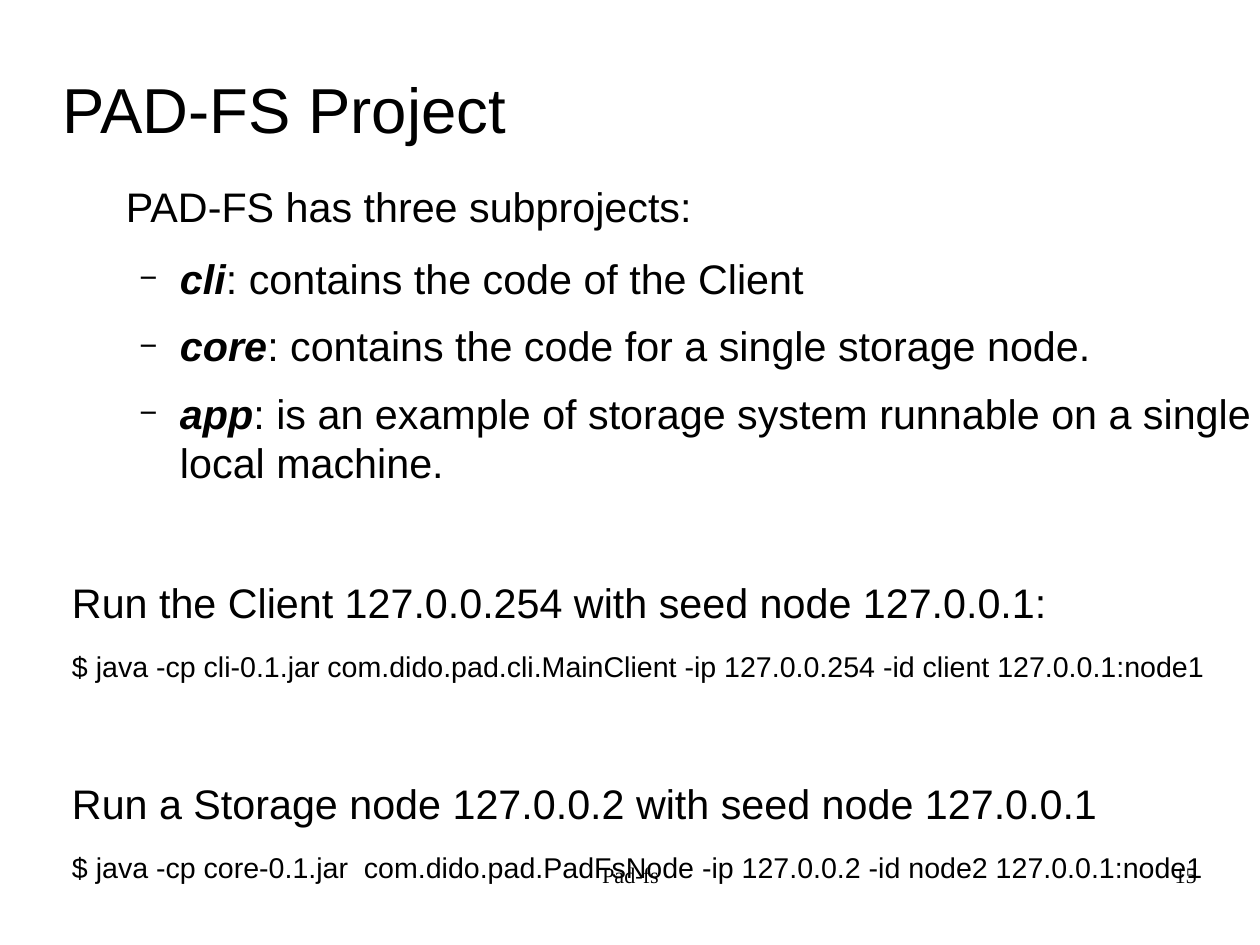
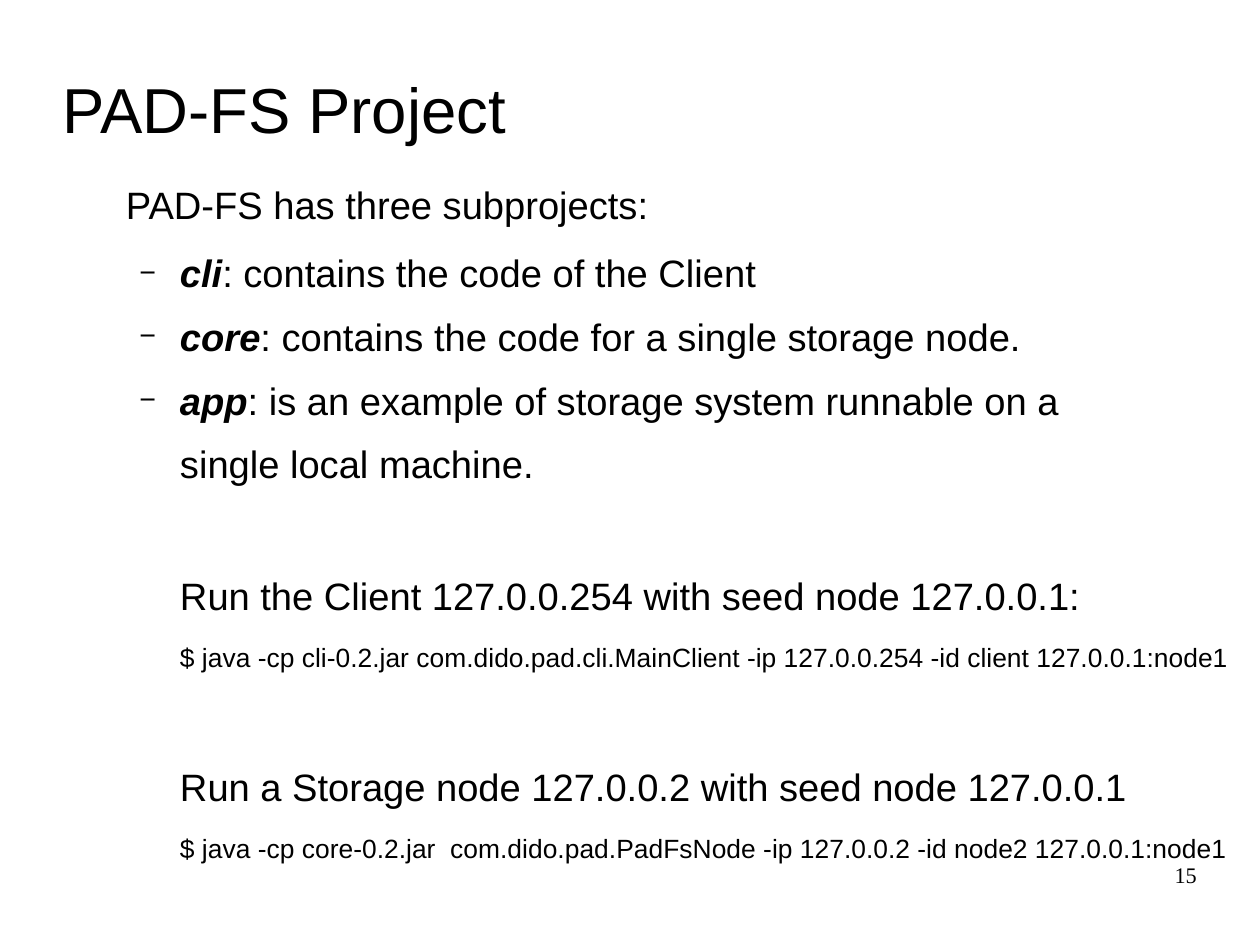
Before and after one commit to bhyvex/PAD-FileSystem, a slide deck: slide 15 of docs/Pad-fs_slides/Pad-fs_Neri.odp. Drawn at 1260x945 pixels with LibreOffice and Linux fonts; fonts in the diff are those of the drawing; background and template pictures are left out. Boxes give left, top, right and bottom in pixels: in the first picture for what was removed or moved away, otherwise in the second. Text is boxed around its words. In the diff, an @@ line names an element or a change of style, - is before the commit and + after.

```diff
--- a/docs/Pad-fs_slides/Pad-fs_Neri.odp
+++ b/docs/Pad-fs_slides/Pad-fs_Neri.odp
@@ text at <box>126,191,1127,809</box>: size 26 to 24.1 pt in "PAD-FS has three subprojects:", "cli: contains the code of the Client", "core: contains the code for a single ...", "Run the Client 127.0.0.254 with seed node ..." and 1 more places @@
@@ text at <box>180,387,1058,486</box>: text changed; size 26 to 24.1 pt @@
-  − app: is an example of storage system runnable on a single local machine.
+  − app: is an example of storage system runnable on a
+  single local machine.
@@ text at <box>202,648,1227,673</box>: text changed; size 18 to 16.6 pt @@
-$ java -cp cli-0.1.jar com.dido.pad.cli.MainClient -ip 127.0.0.254 -id client 127.0.0.1:node1
+$ java -cp cli-0.2.jar com.dido.pad.cli.MainClient -ip 127.0.0.254 -id client 127.0.0.1:node1
@@ text at <box>202,839,1226,864</box>: text changed; size 18 to 16.6 pt @@
-$ java -cp core-0.1.jar com.dido.pad.PadFsNode -ip 127.0.0.2 -id node2 127.0.0.1:node1
+$ java -cp core-0.2.jar com.dido.pad.PadFsNode -ip 127.0.0.2 -id node2 127.0.0.1:node1
@@ text removed at <box>602,865,659,884</box> @@
-Pad-fs
```
Also in this commit, not shown: 14 other slides changed, 1 slide added, 1 other file.
